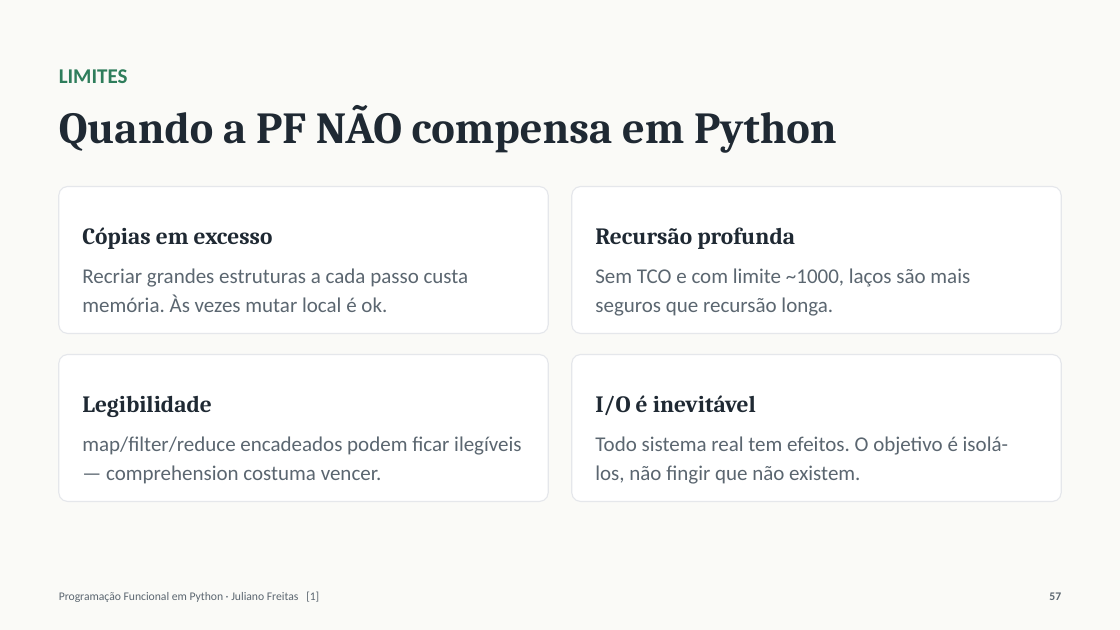
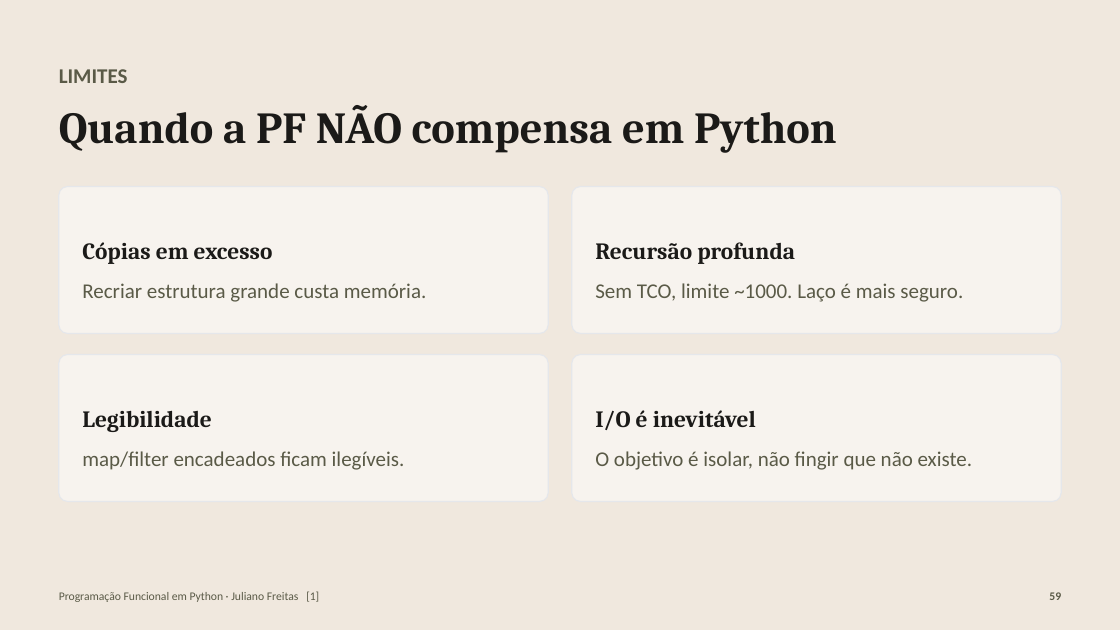
Before and after one commit to julianosfreitas/scrapping_italy, a slide deck: slide 59 of docs/PF-Python-Ponte-Italia.pptx (slide 57 before the commit). Drawn at 1120x630 pixels with LibreOffice and Linux fonts; fonts in the diff are those of the drawing. Boxes give left, top, right and bottom in pixels: in the first picture for what was removed or moved away, otherwise in the second. Text is boxed around its words. In the diff, an @@ line names an element or a change of style, - is before the commit and + after.

Commit message:
docs: slides na paleta do logo — mais simples, didáticos e com exemplos reais

```diff
--- a/docs/PF-Python-Ponte-Italia.pptx
+++ b/docs/PF-Python-Ponte-Italia.pptx
@@ rectangle at [0,0,1120,630]: fill #FAFAF7 to #F0E8DE @@
@@ text "LIMITES" at [59,69,128,83]: text colour #2E7D5B to #5A5A47 @@
@@ text "Quando a PF NÃO compensa ..." at [59,105,836,153]: text colour #1F2933 to #1B1A18 @@
@@ fill #FFFFFF to #F7F3EE in 4 elements at [572,355,1062,502], [59,355,549,502], [572,187,1062,334], [59,187,549,334] @@
@@ text in rounded rectangle at [82,242,273,264]: text colour #1F2933 to #1B1A18 in "Cópias em excesso" @@
@@ text in rounded rectangle at [595,242,795,264]: text colour #1F2933 to #1B1A18 in "Recursão profunda" @@
@@ text in rounded rectangle at [82,283,427,302]: text changed; text colour #5B6670 to #5A5A47 @@
-Recriar grandes estruturas a cada passo custa memória. Às vezes mutar local é ok.
+Recriar estrutura grande custa memória.
@@ text in rounded rectangle at [595,283,963,302]: text changed; text colour #5B6670 to #5A5A47 @@
-Sem TCO e com limite ~1000, laços são mais seguros que recursão longa.
+Sem TCO, limite ~1000. Laço é mais seguro.
@@ text in rounded rectangle at [82,410,211,432]: text colour #1F2933 to #1B1A18 in "Legibilidade" @@
@@ text in rounded rectangle at [595,410,756,430]: text colour #1F2933 to #1B1A18 in "I/O é inevitável" @@
@@ text in rounded rectangle at [82,451,405,470]: text changed; text colour #5B6670 to #5A5A47 @@
-map/filter/reduce encadeados podem ficar ilegíveis — comprehension costuma vencer.
+map/filter encadeados ficam ilegíveis.
@@ text in rounded rectangle at [595,451,973,470]: text changed; text colour #5B6670 to #5A5A47 @@
-Todo sistema real tem efeitos. O objetivo é isolá-los, não fingir que não existem.
+O objetivo é isolar, não fingir que não existe.
@@ text "Programação Funcional em Python · ..." at [59,591,319,602]: text colour #5B6670 to #5A5A47 @@
@@ text at [1049,592,1061,600]: text changed; text colour #5B6670 to #5A5A47 @@
-57
+59
```
Also in this commit, not shown: 60 other slides changed, 2 slides added, 4 other files.
